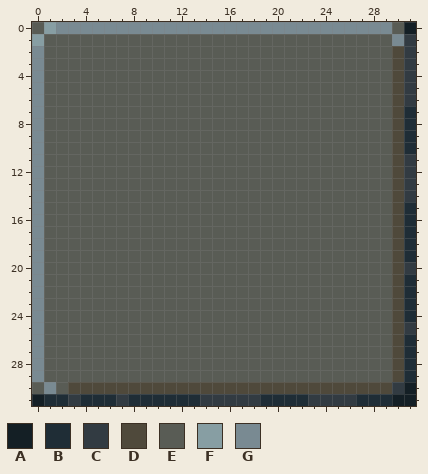
One commit to this pixel-art sprite: assets/tiles/sewers_floor.png. Above is the file before it was changed.
The file is 32x32 pixels.
Palette (. is transparent): A #141f25  B #1f2d36  C #323b42  D #4f493b  E #595c55  F #879ea3  G #798a92
Pixels before, first column x 0:
 0 EFGGGGGGGGGGGGGGGGGGGGGGGGGGGGEA
 1 FEEEEEEEEEEEEEEEEEEEEEEEEEEEEEGC
 2 GEEEEEEEEEEEEEEEEEEEEEEEEEEEEEDC
 3 GEEEEEEEEEEEEEEEEEEEEEEEEEEEEEDC
 4 GEEEEEEEEEEEEEEEEEEEEEEEEEEEEEDC
 5 GEEEEEEEEEEEEEEEEEEEEEEEEEEEEEDC
 6 GEEEEEEEEEEEEEEEEEEEEEEEEEEEEEDC
 7 GEEEEEEEEEEEEEEEEEEEEEEEEEEEEEDB
 8 GEEEEEEEEEEEEEEEEEEEEEEEEEEEEEDB
 9 GEEEEEEEEEEEEEEEEEEEEEEEEEEEEEDB
10 GEEEEEEEEEEEEEEEEEEEEEEEEEEEEEDB
11 GEEEEEEEEEEEEEEEEEEEEEEEEEEEEEDC
12 GEEEEEEEEEEEEEEEEEEEEEEEEEEEEEDC
13 GEEEEEEEEEEEEEEEEEEEEEEEEEEEEEDC
14 GEEEEEEEEEEEEEEEEEEEEEEEEEEEEEDC
15 GEEEEEEEEEEEEEEEEEEEEEEEEEEEEEDB
16 GEEEEEEEEEEEEEEEEEEEEEEEEEEEEEDB
17 GEEEEEEEEEEEEEEEEEEEEEEEEEEEEEDB
18 GEEEEEEEEEEEEEEEEEEEEEEEEEEEEEDB
19 GEEEEEEEEEEEEEEEEEEEEEEEEEEEEEDB
20 GEEEEEEEEEEEEEEEEEEEEEEEEEEEEEDC
21 GEEEEEEEEEEEEEEEEEEEEEEEEEEEEEDB
22 GEEEEEEEEEEEEEEEEEEEEEEEEEEEEEDB
23 GEEEEEEEEEEEEEEEEEEEEEEEEEEEEEDB
24 GEEEEEEEEEEEEEEEEEEEEEEEEEEEEEDB
25 GEEEEEEEEEEEEEEEEEEEEEEEEEEEEEDC
26 GEEEEEEEEEEEEEEEEEEEEEEEEEEEEEDB
27 GEEEEEEEEEEEEEEEEEEEEEEEEEEEEEDB
28 GEEEEEEEEEEEEEEEEEEEEEEEEEEEEEDB
29 GEEEEEEEEEEEEEEEEEEEEEEEEEEEEEDB
30 EGEDDDDDDDDDDDDDDDDDDDDDDDDDDDCA
31 ABBCBBBCBBBBBBCCCCCBBBBCCCCBBBAA
After:
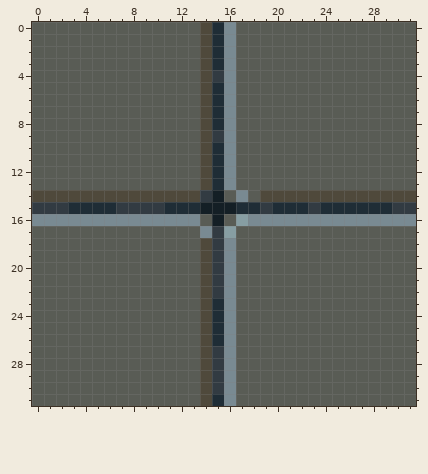
Diff:
The author changed colour E to colour A in row 14 at x 15; in row 15 at x 14 to 16; in row 16 at x 15.
The author changed colour C to colour B in row 31 at x 15.
The author changed colour E to colour B in rows 1 to 3 at x 15; in rows 5 to 8 at x 15; in rows 10 to 13 at x 15; in row 15 at x 3 to 6, 11 to 13, 17 to 18, 20 to 22 and 24 to 29; in rows 23 to 26 at x 15.
The author changed colour G to colour B in row 0 at x 15.
The author changed colour B to colour C in row 15 at x 31.
The author changed colour D to colour C in row 15 at x 30; in row 30 at x 15.
The author changed colour E to colour C in row 4 at x 15; in row 9 at x 15; in row 14 at x 14; in row 15 at x 1 to 2, 7 to 10, 19 and 23; in rows 17 to 22 at x 15; in rows 27 to 29 at x 15.
The author changed colour G to colour C in row 15 at x 0.
The author changed colour C to colour D in row 14 at x 31; in row 31 at x 14.
The author changed colour E to colour D in rows 1 to 13 at x 14; in row 14 at x 1 to 13 and 19 to 29; in rows 18 to 29 at x 14.
The author changed colour G to colour D in row 0 at x 14; in row 14 at x 0.
The author changed colour A to colour E in row 0 at x 31; in row 30 at x 31; in row 31 at x 0 and 30 to 31.
The author changed colour B to colour E in rows 7 to 10 at x 31; in rows 17 to 19 at x 31; in rows 21 to 24 at x 31; in rows 26 to 29 at x 31; in row 31 at x 1 to 2, 4 to 6, 8 to 13, 19 to 22 and 27 to 29.
The author changed colour C to colour E in rows 1 to 6 at x 31; in rows 11 to 13 at x 31; in row 20 at x 31; in row 25 at x 31; in row 30 at x 30; in row 31 at x 3, 7, 17 to 18 and 23 to 26.
The author changed colour D to colour E in rows 2 to 13 at x 30; in rows 17 to 29 at x 30; in row 30 at x 3 to 13 and 17 to 29.
The author changed colour F to colour E in row 0 at x 1; in row 1 at x 0.
The author changed colour G to colour E in row 0 at x 2 to 13 and 17 to 29; in row 1 at x 30; in rows 2 to 13 at x 0; in rows 17 to 29 at x 0; in row 30 at x 1.
The author changed colour E to colour F in row 16 at x 17; in row 17 at x 16.
The author changed colour B to colour G in row 16 at x 31.
The author changed colour C to colour G in row 31 at x 16.
The author changed colour D to colour G in row 16 at x 30; in row 30 at x 16.
The author changed colour E to colour G in rows 1 to 13 at x 16; in row 14 at x 17; in row 16 at x 1 to 13 and 18 to 29; in row 17 at x 14; in rows 18 to 29 at x 16.
Where, in picture pixels (left, top, right, bottom), the same in both pictures:
changed: (32, 22, 416, 406)
